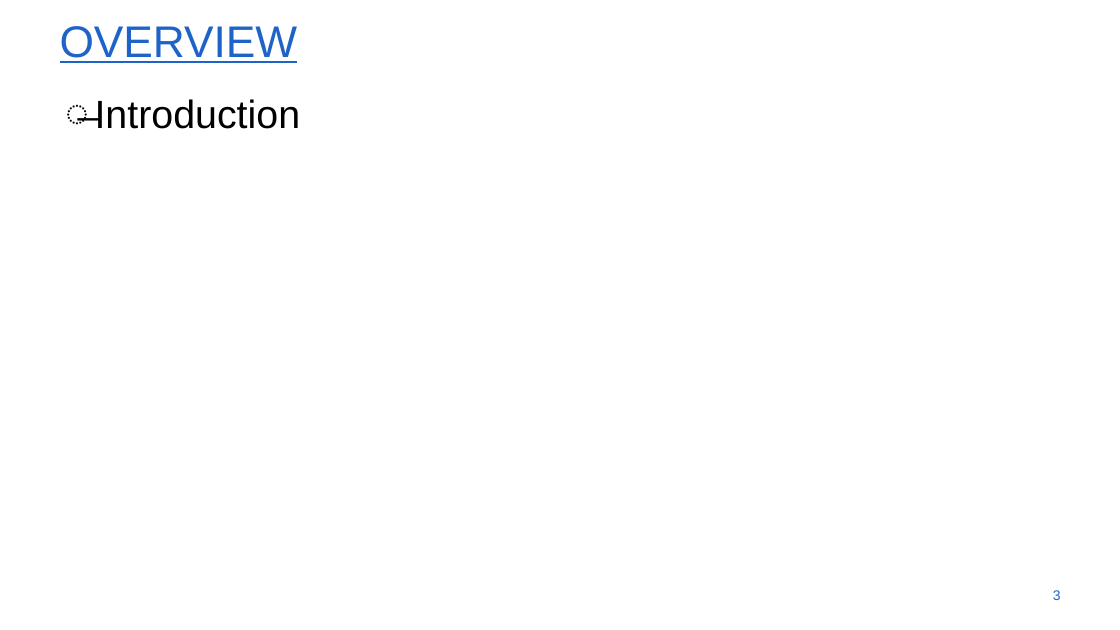
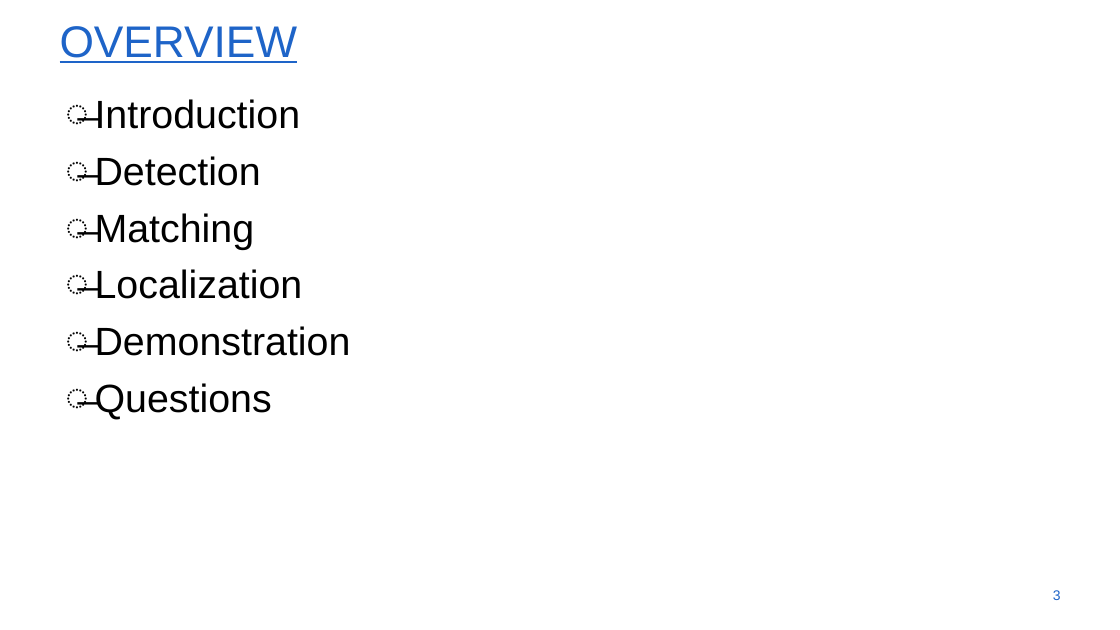
Before and after one commit to robbedec/localization-msk, a slide deck: slide 3 of docs/Group8_CV_project_presentation.pptx. Drawn at 1120x630 pixels with LibreOffice and Linux fonts; fonts in the diff are those of the drawing; background and template pictures are left out. Boxes give left, top, right and bottom in pixels: in the first picture for what was removed or moved away, otherwise in the second. Text is boxed around its words. In the diff, an @@ line names an element or a change of style, - is before the commit and + after.

```diff
--- a/docs/Group8_CV_project_presentation.pptx
+++ b/docs/Group8_CV_project_presentation.pptx
@@ text at bbox=[95, 156, 351, 420]: paragraphs added @@
+̶ Detection
+̶ Matching
+̶ Localization
+̶ Demonstration
+̶ Questions
```
Also in this commit, not shown: 2 slides added, 1 slide removed.
